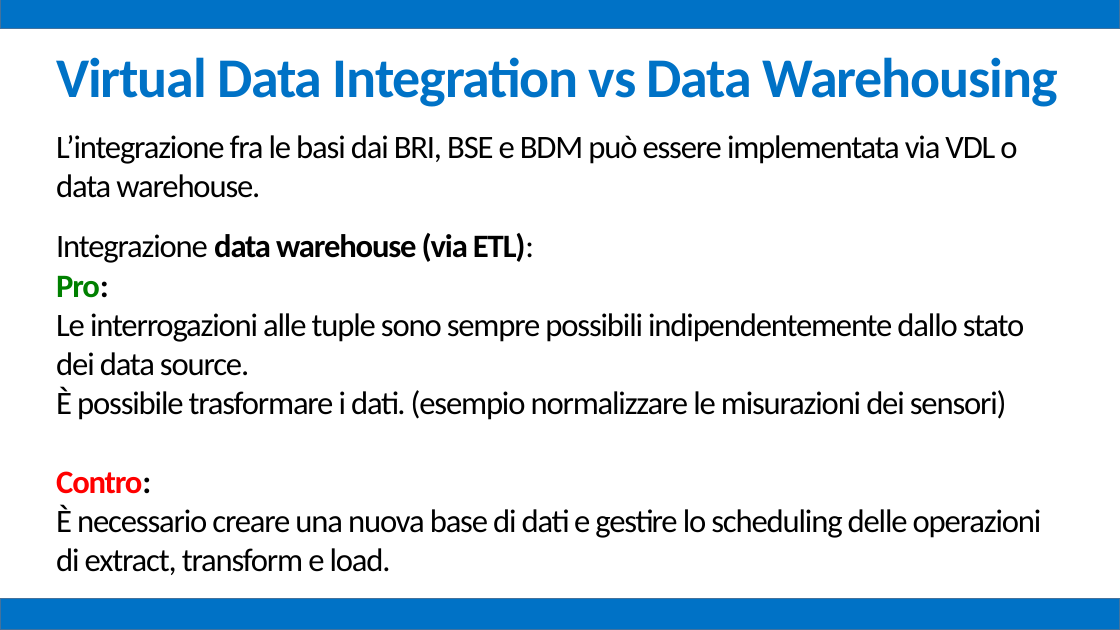
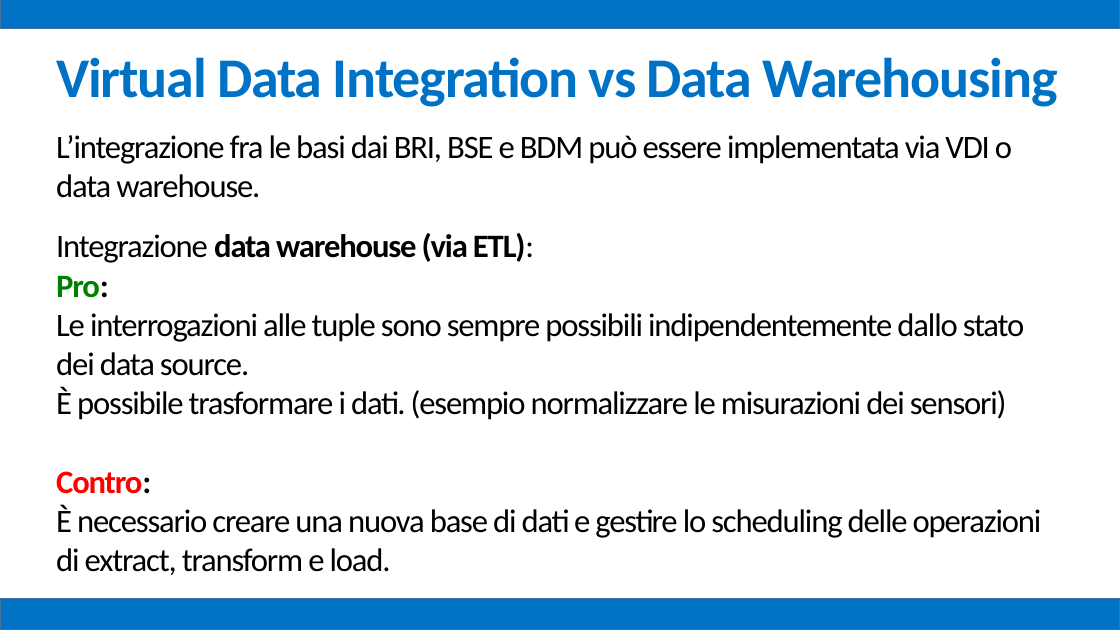
Before and after one commit to mz1991/ProgettoFebbraio2015, a slide deck: slide 70 of Febbraio 2015.pptx. Drawn at 1120x630 pixels with LibreOffice and Linux fonts; fonts in the diff are those of the drawing. Boxes give left, top, right and bottom in pixels: in the first picture for what was removed or moved away, otherwise in the second. Text is boxed around its words. In the diff, an @@ line names an element or a change of style, - is before the commit and + after.

```diff
--- a/Febbraio 2015.pptx
+++ b/Febbraio 2015.pptx
@@ text at [56,135,1012,198]: text changed @@
-L’integrazione fra le basi dai BRI, BSE e BDM può essere implementata via VDL o data warehouse.
+L’integrazione fra le basi dai BRI, BSE e BDM può essere implementata via VDI o data warehouse.
```
Also in this commit, not shown: 35 other slides changed, 7 other files.
